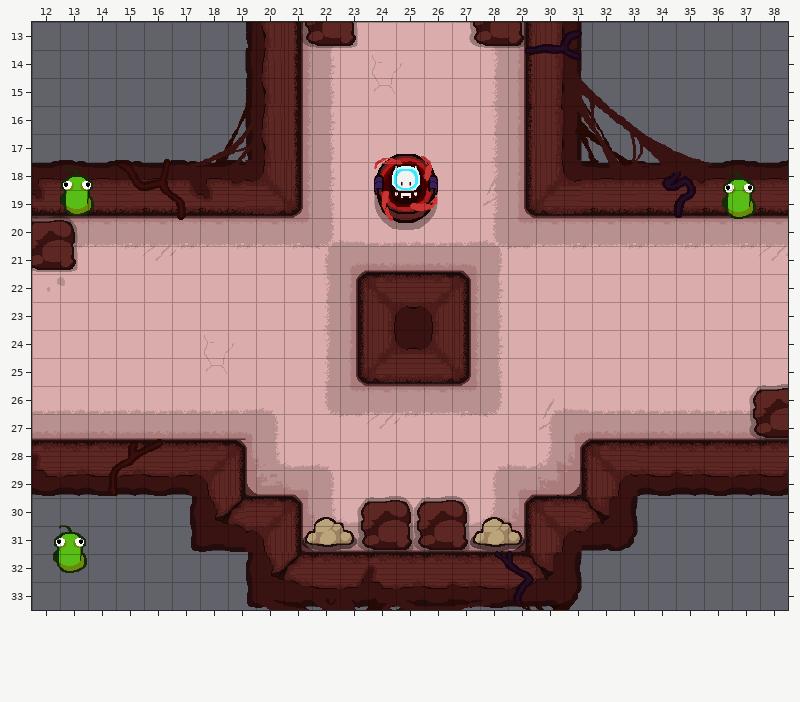
A Tiled map gets an edit: white_agent/white_agent/Content/level/level_1_mid.tmx. That is the earlier state.
Cells are 32x32 px. Shown: x 12..38, y 13..33.
The result:
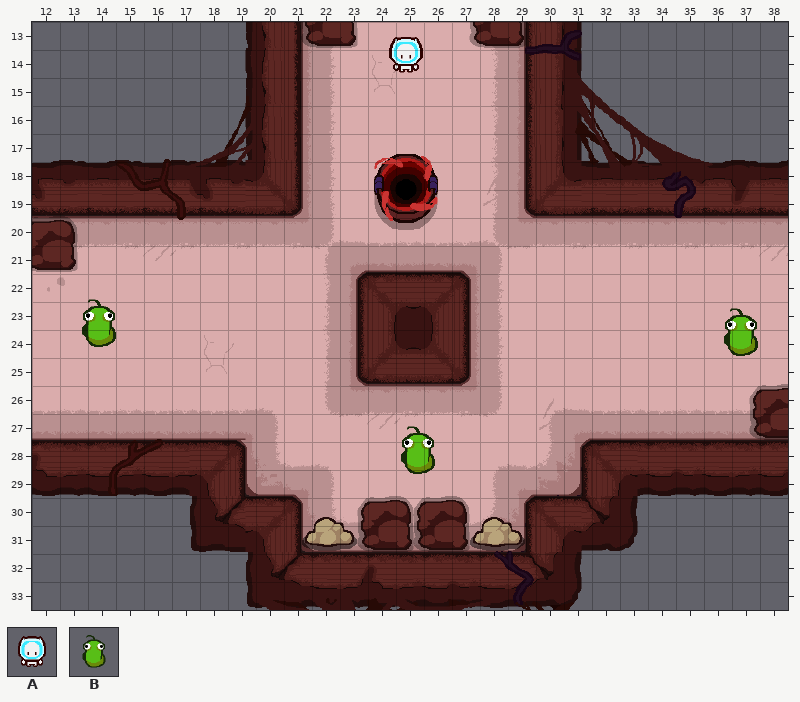
Key: from "boss": A 0 "player", B 2 "enemy_bacteria".
Objects are placed by their top-left corner, in cells (3,4 is the top-left corner of cell 3,4); size is 1x1 cell unless given.
Diff:
Layer "entity":
changed: A "player" at 24.4,17.7 size 2x2 -> A "player" at 24.4,13.2 size 2x2
changed: B "enemy_bacteria" at 12.4,17.8 size 2.5x2.5 -> B "enemy_bacteria" at 13.1,22.5 size 2.5x2.5
changed: B "enemy_bacteria" at 36,18 size 2.5x2.5 -> B "enemy_bacteria" at 36.1,22.9 size 2.5x2.5
changed: B "enemy_bacteria" at 12.1,30.6 size 2.5x2.5 -> B "enemy_bacteria" at 24.5,27.1 size 2.5x2.5
removed: B "enemy_bacteria" at 36,18 size 2.5x2.5
Where, in picture pixels (left, top, right, bottom), the same in both pictures:
new place: (389, 37, 423, 73)
old place: (389, 164, 423, 200)
old place: (60, 168, 94, 216)
changed: (722, 171, 756, 219)
new place: (82, 299, 116, 347)
new place: (724, 308, 758, 356)
new place: (401, 426, 435, 474)
old place: (53, 525, 87, 573)
